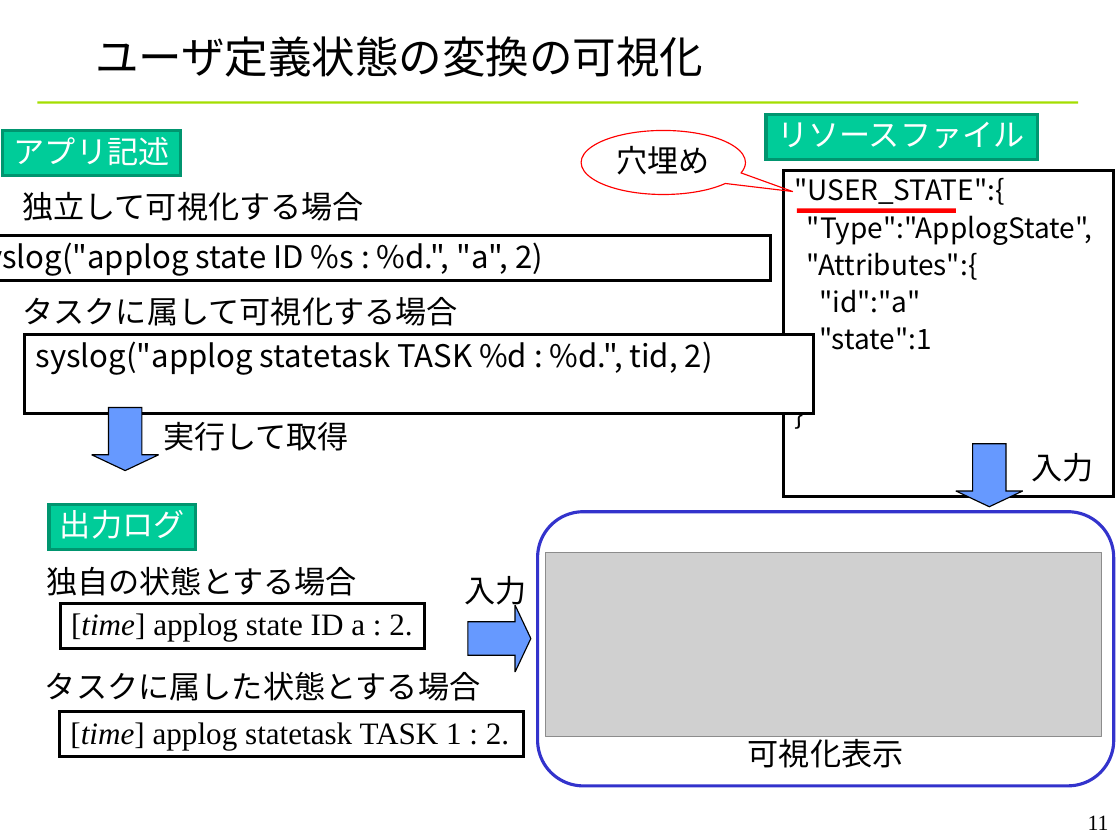
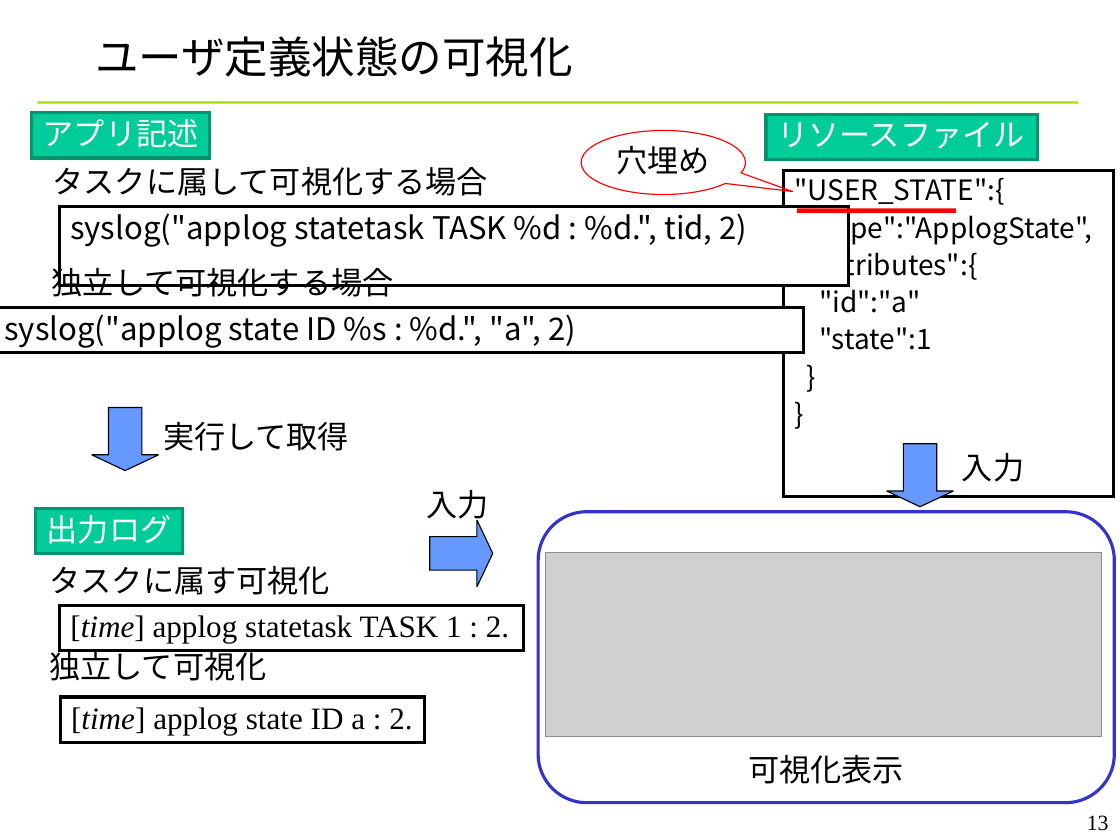
Before and after one commit to YixiaoLi/tlv4mc, a slide deck: slide 13 of doc/phase4/joho_koukankai/ojl-2nd-comm-yanagi.ppt (slide 11 before the commit). Drawn at 1120x840 pixels with LibreOffice and Linux fonts; fonts in the diff are those of the drawing; grey boxes stand for pictures; background and template pictures are left out. Boxes give left, top, right and bottom in pixels: in the first picture for what was removed or moved away, otherwise in the second. Text is boxed around its words. In the diff, an @@ line names an element or a change of style, - is before the commit and + after.

```diff
--- a/doc/phase4/joho_koukankai/ojl-2nd-comm-yanagi.ppt
+++ b/doc/phase4/joho_koukankai/ojl-2nd-comm-yanagi.ppt
@@ title at (x1=95, y1=36, x2=573, y2=77): text changed @@
-ユーザ定義状態の変換の可視化
+ユーザ定義状態の可視化
@@ rectangle "アプリ記述" moved from (x1=2, y1=130, x2=180, y2=175) to (x1=31, y1=113, x2=209, y2=158) @@
@@ text "タスクに属して可視化する場合" moved from (x1=22, y1=297, x2=457, y2=326) to (x1=53, y1=167, x2=488, y2=196) @@
@@ rectangle "syslog("applog statetask TASK %d : ..." moved from (x1=25, y1=335, x2=814, y2=413) to (x1=59, y1=206, x2=849, y2=284) @@
@@ text "独立して可視化する場合" rewrapped from (x1=22, y1=192, x2=364, y2=221) to (x1=52, y1=263, x2=394, y2=297) @@
@@ rectangle "syslog("applog state ID %s : ..." resized from (x1=0, y1=236, x2=772, y2=281) to (x1=0, y1=308, x2=804, y2=353) @@
@@ right arrow moved from (x1=955, y1=444, x2=1023, y2=506) to (x1=886, y1=444, x2=953, y2=506) @@
@@ text "入力" moved from (x1=1031, y1=453, x2=1093, y2=482) to (x1=962, y1=453, x2=1024, y2=482) @@
@@ rectangle "出力ログ" moved from (x1=49, y1=504, x2=196, y2=549) to (x1=36, y1=508, x2=183, y2=553) @@
@@ text "入力" moved from (x1=464, y1=576, x2=526, y2=610) to (x1=426, y1=490, x2=488, y2=525) @@
@@ right arrow moved from (x1=468, y1=605, x2=531, y2=672) to (x1=430, y1=520, x2=493, y2=587) @@
@@ rounded rectangle "可視化表示" resized from (x1=538, y1=512, x2=1113, y2=786) to (x1=539, y1=512, x2=1114, y2=803) @@
@@ text at (x1=50, y1=566, x2=330, y2=595): text changed @@
-独自の状態とする場合
+タスクに属す可視化
@@ rectangle "[time] applog statetask TASK 1 ..." moved from (x1=59, y1=711, x2=524, y2=756) to (x1=59, y1=605, x2=524, y2=650) @@
@@ text added at (x1=49, y1=647, x2=266, y2=681), 20 pt, text #000000 @@
+独立して可視化
@@ text removed at (x1=45, y1=671, x2=480, y2=701) @@
-タスクに属した状態とする場合
@@ rectangle "[time] applog state ID a ..." moved from (x1=60, y1=604, x2=424, y2=648) to (x1=60, y1=697, x2=424, y2=741) @@
@@ page number at (x1=1087, y1=815, x2=1109, y2=831): text changed @@
-11
+13
```
Also in this commit, not shown: 12 other slides changed, 2 slides added.
